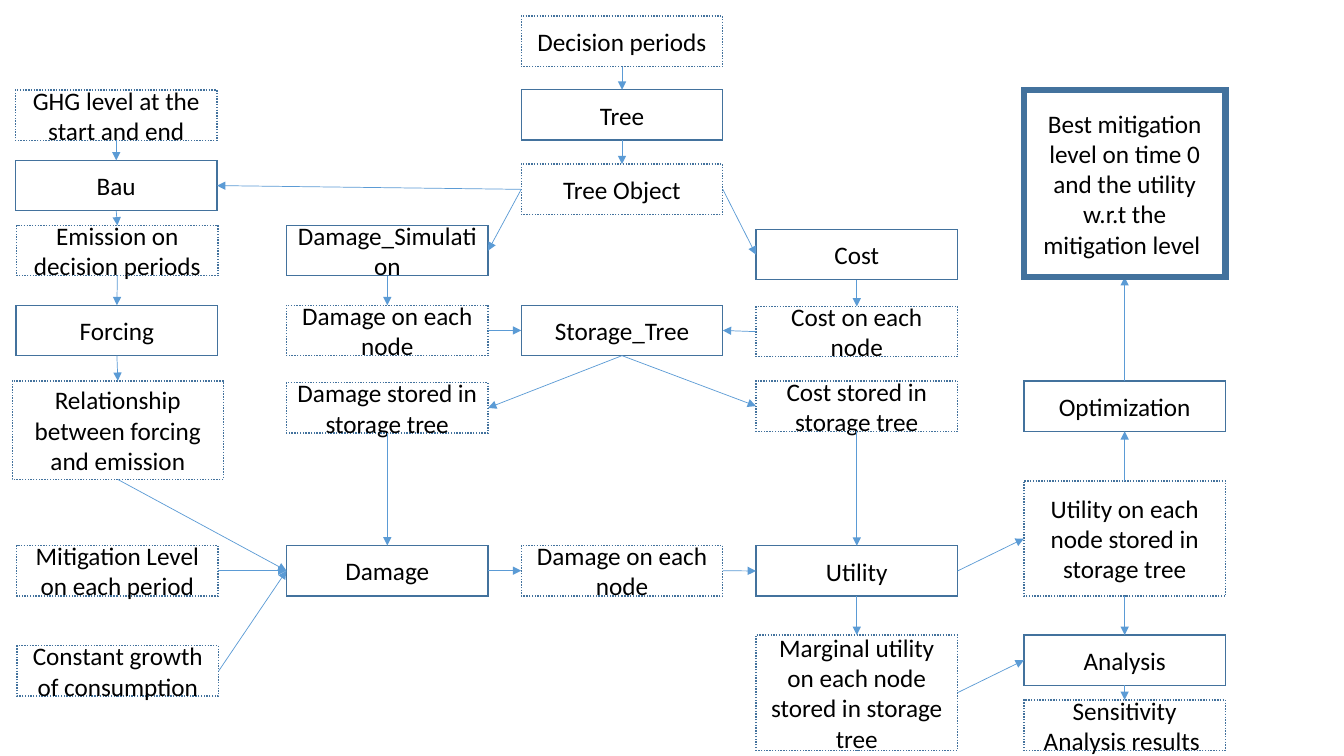
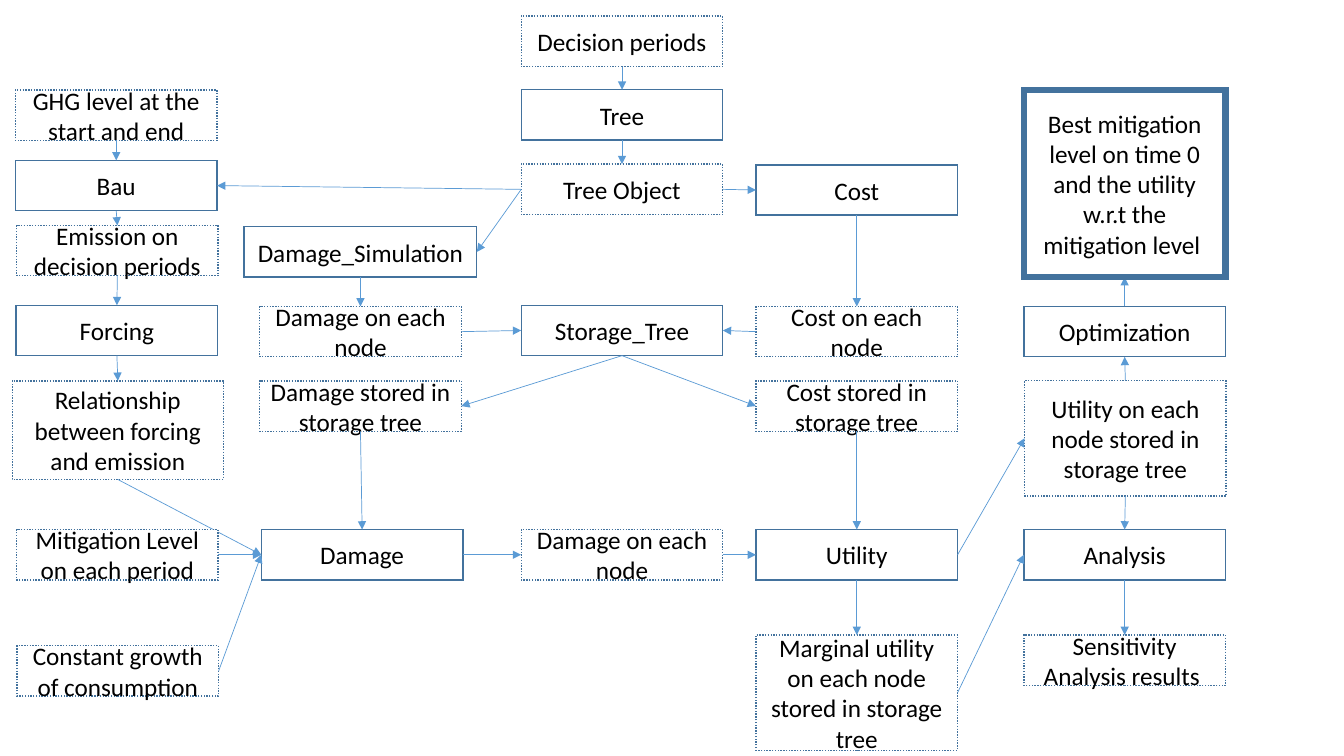
Before and after one commit to Yili-Yang/Litterman_Carbon_Pricing, a slide deck: slide 1 of flowchart/flowchart.pptx. Drawn at 1344x756 pixels with LibreOffice and Linux fonts; fonts in the diff are those of the drawing. Boxes give left, top, right and bottom in pixels: in the first picture for what was removed or moved away, otherwise in the second. Text is boxed around its words. In the diff, an @@ line names an element or a change of style, - is before the commit and + after.

```diff
--- a/flowchart/flowchart.pptx
+++ b/flowchart/flowchart.pptx
@@ rectangle "Cost": place and size @@
-rectangle "Cost" at <box>756,230,958,280</box>
+rectangle "Cost" at <box>756,165,958,216</box>
@@ arrow moved from (521, 190) - (488, 251) to (521, 190) - (477, 252) @@
@@ arrow moved from (723, 190) - (756, 255) to (723, 190) - (756, 191) @@
@@ rectangle "Damage_Simulation": place and size @@
-rectangle "Damage_Simulation" at <box>286,226,488,276</box>
+rectangle "Damage_Simulation" at <box>244,227,477,277</box>
@@ arrow moved from (857, 280) - (857, 307) to (857, 216) - (857, 307) @@
@@ 2 rectangles, 1 arrow: place and size @@
-2 rectangles, 1 arrow at <box>286,276,488,434</box>
+2 rectangles, 1 arrow at <box>260,277,462,432</box>
@@ arrow moved from (1125, 381) - (1125, 277) to (1125, 307) - (1125, 277) @@
@@ rectangle "Optimization": place and size @@
-rectangle "Optimization" at <box>1024,381,1226,432</box>
+rectangle "Optimization" at <box>1024,307,1226,357</box>
@@ arrow moved from (622, 356) - (488, 408) to (622, 356) - (462, 406) @@
@@ arrow moved from (488, 331) - (521, 331) to (462, 332) - (521, 331) @@
@@ arrow moved from (1125, 481) - (1125, 432) to (1125, 381) - (1125, 357) @@
@@ rectangle "Utility on each node stored ...": place and size @@
-rectangle "Utility on each node stored ..." at <box>1024,481,1226,596</box>
+rectangle "Utility on each node stored ..." at <box>1024,381,1226,496</box>
@@ arrow moved from (387, 434) - (387, 545) to (361, 432) - (362, 529) @@
@@ arrow moved from (857, 432) - (857, 545) to (857, 432) - (857, 529) @@
@@ arrow moved from (958, 571) - (1024, 538) to (958, 555) - (1024, 439) @@
@@ arrow moved from (118, 480) - (286, 571) to (118, 480) - (261, 555) @@
@@ arrow moved from (1125, 596) - (1125, 635) to (1125, 496) - (1125, 529) @@
@@ rectangle "Damage": place and size @@
-rectangle "Damage" at <box>286,545,488,596</box>
+rectangle "Damage" at <box>261,529,463,580</box>
@@ rectangle "Analysis": place and size @@
-rectangle "Analysis" at <box>1024,635,1226,686</box>
+rectangle "Analysis" at <box>1024,529,1226,580</box>
@@ arrow moved from (218, 571) - (286, 571) to (218, 555) - (261, 555) @@
@@ arrow moved from (219, 671) - (286, 571) to (219, 671) - (261, 555) @@
@@ arrow moved from (488, 571) - (521, 571) to (463, 555) - (521, 555) @@
@@ 3 rectangles, 1 arrow: place and size @@
-3 rectangles, 1 arrow at <box>16,545,958,596</box>
+3 rectangles, 1 arrow at <box>16,529,958,580</box>
@@ arrow moved from (958, 693) - (1024, 660) to (958, 693) - (1024, 555) @@
@@ arrow moved from (857, 596) - (857, 635) to (857, 580) - (857, 635) @@
@@ arrow moved from (1125, 686) - (1125, 700) to (1125, 580) - (1125, 635) @@
@@ rectangle "Sensitivity Analysis results": place and size @@
-rectangle "Sensitivity Analysis results" at <box>1024,700,1226,750</box>
+rectangle "Sensitivity Analysis results" at <box>1024,635,1226,686</box>
```
Also in this commit, not shown: 1 other file.
